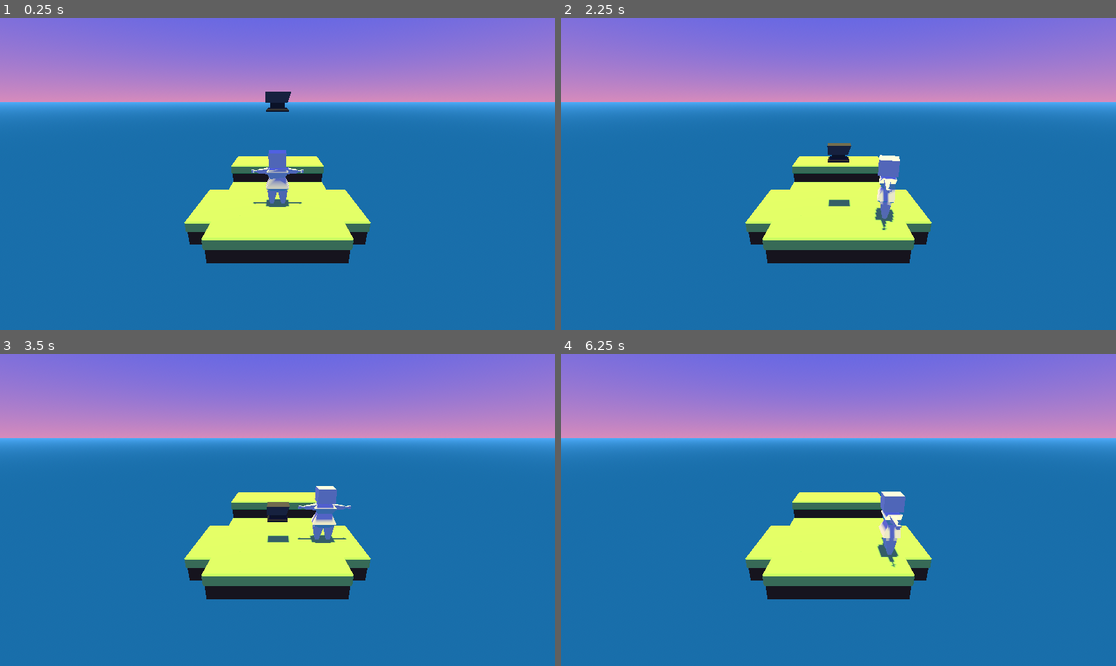
Above: before the commit, frames 1-4 (two rows, left to right).
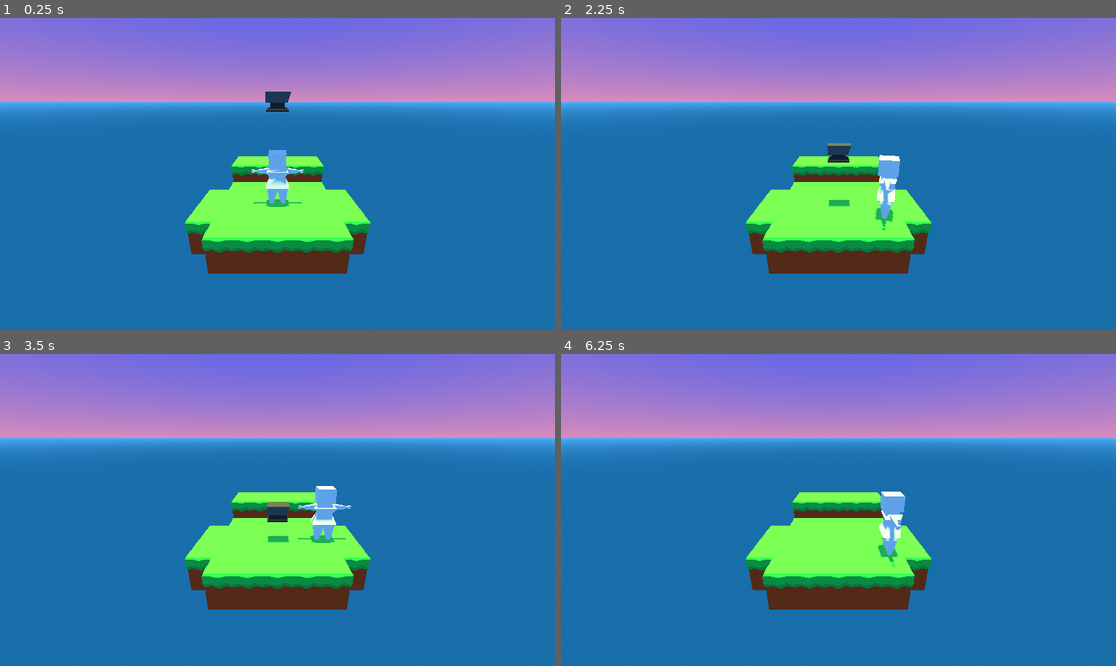
Above: after the commit, the same moments.

Repository: shamotte/rpg-death-jam
Game: Godot game, scene res://scenes/main_scene.tscn
Two runs of this game, one before a commit and one after it. Both use one fixed random seed, a clock stepped at 60 frames per second and the inputs below.
Inputs:
- Up to frame 1 (0.25 s): no input
- Up to frame 2 (2.25 s): tap Enter at 0.5, 2 s; hold Right (move_right) 0.53-1.28 s; tap Space at 0.77, 1.25, 1.52 s; hold Down (move_down) 1.28-2.03 s; hold Right (move_right) from 2.03 s (still down)
- Up to frame 3 (3.5 s): tap Space at 2.75, 3.02 s; release Right (move_right) at 2.78 s; hold Up (move_up) from 2.78 s (still down)
- Up to frame 4 (6.25 s): tap Enter at 3.5 s; release Up (move_up) at 3.53 s; hold Left (move_left) 3.53-5.03 s; tap Space at 3.77, 4.25, 4.52, 6.02 s; hold Down (move_down) 5.03-5.78 s; hold Right (move_right) from 5.78 s (still down)

The runs differ from the first frame. In frame 1, 9.7% of the frame differs, in the area x 33-67%, y 42-82%; in frame 2, 9.8%; in frame 3, 9.7%; in frame 4, 9.9%, in the area x 33-67%, y 44-82%.

Commit message:
Awesome model (very cool)

Diff:
--- a/objects/player/player.gd
+++ b/objects/player/player.gd
@@ -7,6 +7,13 @@
 		TimeManager.progres_time(1)
 		global_position.x -= 1
 		global_rotation.y = deg_to_rad(-90)
+
+		return
+		var pp = PhysicsPointQueryParameters2D.new()
+		pp.collide_with_areas = true
+		pp.position = $MovementChecks/LeftCheck.global_position
+		if get_world_3d().direct_space_state.intersect_point(pp, 1):
+			print("HIT")
 
 	if event.is_action_pressed("move_right"):
 		TimeManager.progres_time(1)
--- a/objects/player/player.tscn
+++ b/objects/player/player.tscn
@@ -22,3 +22,17 @@
 
 [node name="CompParentLerp" parent="Visual" instance=ExtResource("2_0k7af")]
 lerp_speed = 0.15
+
+[node name="MovementChecks" type="Node3D" parent="."]
+
+[node name="LeftCheck" type="Marker3D" parent="MovementChecks"]
+transform = Transform3D(1, 0, 0, 0, 1, 0, 0, 0, 1, 1, 0.5, 0)
+
+[node name="RightCheck" type="Marker3D" parent="MovementChecks"]
+transform = Transform3D(1, 0, 0, 0, 1, 0, 0, 0, 1, -1, 0.5, 0)
+
+[node name="ForwardCheck" type="Marker3D" parent="MovementChecks"]
+transform = Transform3D(1, 0, 0, 0, 1, 0, 0, 0, 1, 0, 0.5, 1)
+
+[node name="BackCheck" type="Marker3D" parent="MovementChecks"]
+transform = Transform3D(1, 0, 0, 0, 1, 0, 0, 0, 1, 0, 0.5, -1)
--- a/scenes/main_scene.tscn
+++ b/scenes/main_scene.tscn
@@ -17,6 +17,8 @@
 [sub_resource type="Environment" id="Environment_g0drt"]
 background_mode = 2
 sky = SubResource("Sky_nf5yk")
+ambient_light_source = 2
+ambient_light_color = Color(0.408874, 0.692285, 1, 1)
 
 [sub_resource type="StandardMaterial3D" id="StandardMaterial3D_nalih"]
 albedo_color = Color(0.560784, 0.792157, 0.278431, 1)
Binary file changed: objects/ground_tile/dirt.png
Binary file changed: objects/ground_tile/grass.png
Not shown, changed: objects/ground_tile/ground_tile.gltf
Binary file changed: objects/ground_tile/ground_tile_0.png
Not shown, changed: objects/ground_tile/ground_tile_0.png.import
Binary file changed: objects/ground_tile/ground_tile_1.png
Not shown, changed: objects/ground_tile/ground_tile_1.png.import
Not shown, changed: objects/ground_tile/ground_tile.bbmodel
